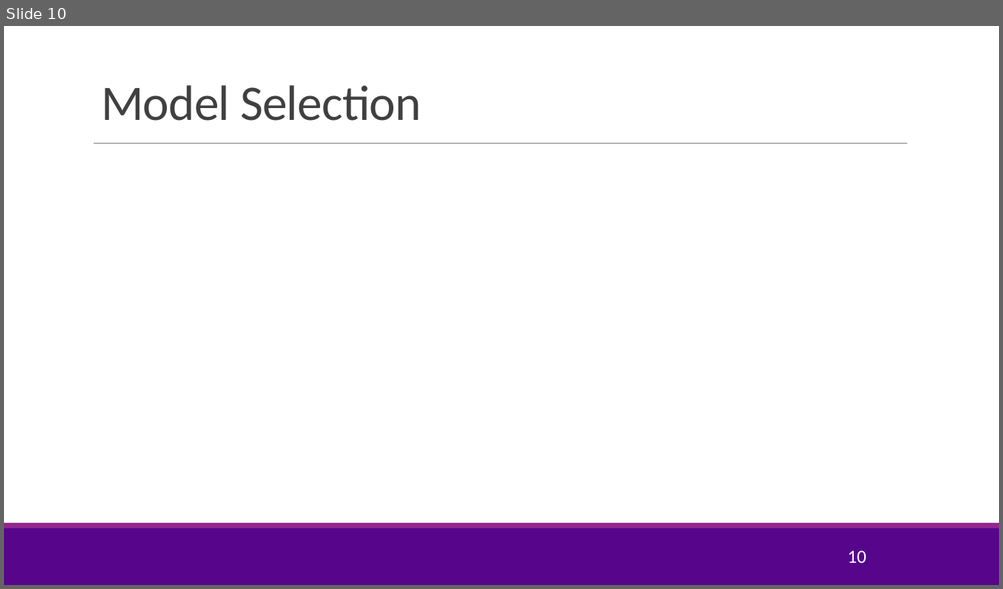
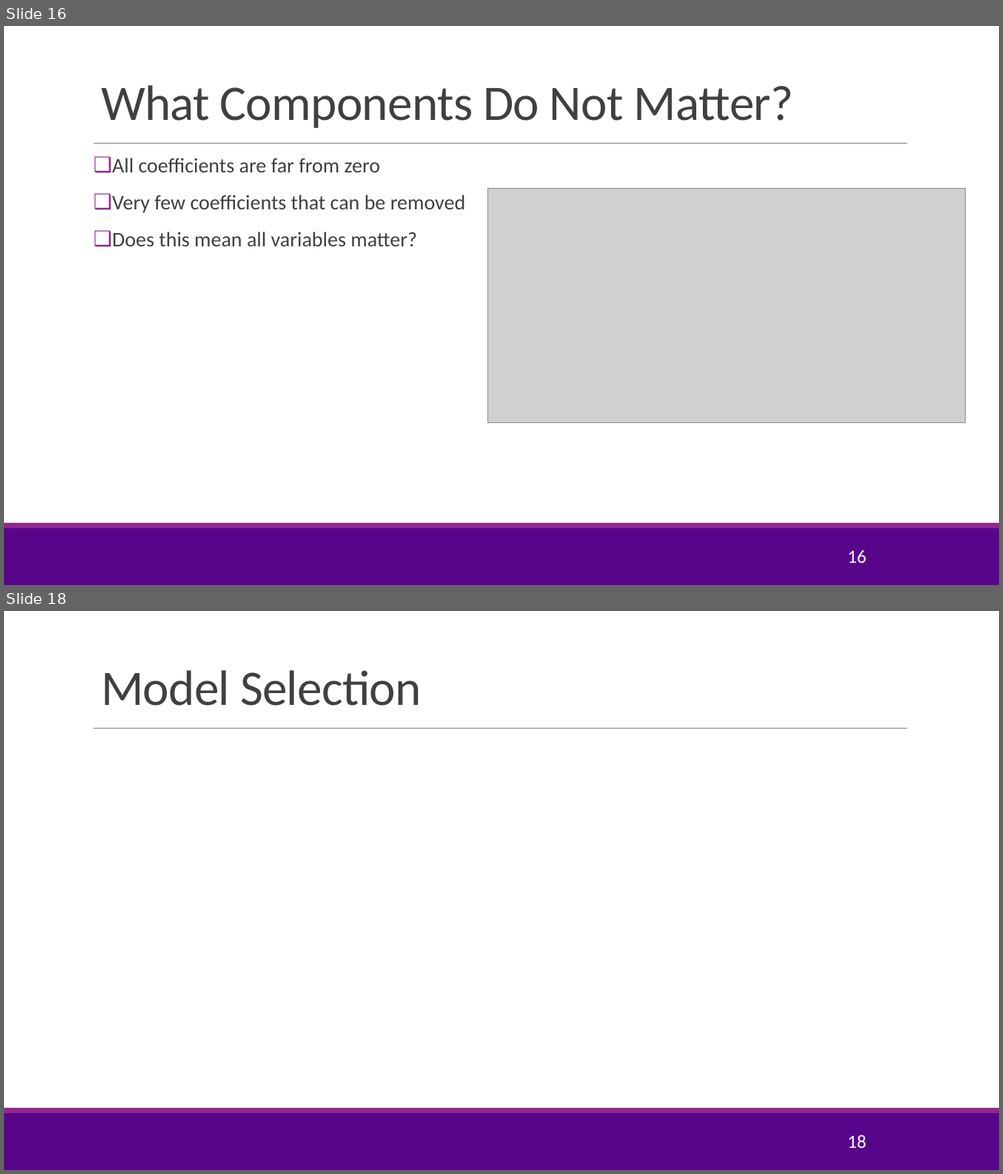
Before and after one commit to sdrangan/introml, a slide deck: lectures/Lect05_Lasso.pptx. Shown one above the other, each under a label of ours: slide 10 before the commit, slides 16 and 18 after it; the slides between them are not shown. The pictures are 1003x589 and 1003x1174 pixels, drawn with LibreOffice and Linux fonts; fonts in the diff are those of the drawing; grey boxes stand for pictures; background and template pictures are left out. Boxes give left, top, right and bottom in pixels: in the first picture for what was removed or moved away, otherwise in the second. Text is boxed around its words. In the diff, an @@ line names an element or a change of style, - is before the commit and + after.

```diff
--- a/lectures/Lect05_Lasso.pptx
+++ b/lectures/Lect05_Lasso.pptx
@@ slide 16 added at [4,26,999,585], background #FFFFFF; not listed: 3 template elements that a slide beside it also shows @@
@@ title added at [101,85,794,128], 48 pt, text #404040 @@
+What Components Do Not Matter?
@@ text added at [112,158,466,247], 20 pt, text #404040 @@
+❑ All coefficients are far from zero
+❑ Very few coefficients that can be removed
+❑ Does this mean all variables matter?
@@ picture added at [487,189,966,423] @@
@@ page number added at [847,551,866,564], 18 pt, text #FFFFFF @@
+16
@@ what was slide 10 is now slide 18 @@
@@ page number at [847,1135,866,1149]: text changed @@
-10
+18
```
Also in this commit, not shown: 4 slides changed, 11 other slides added, 4 slides removed, 4 other files.
